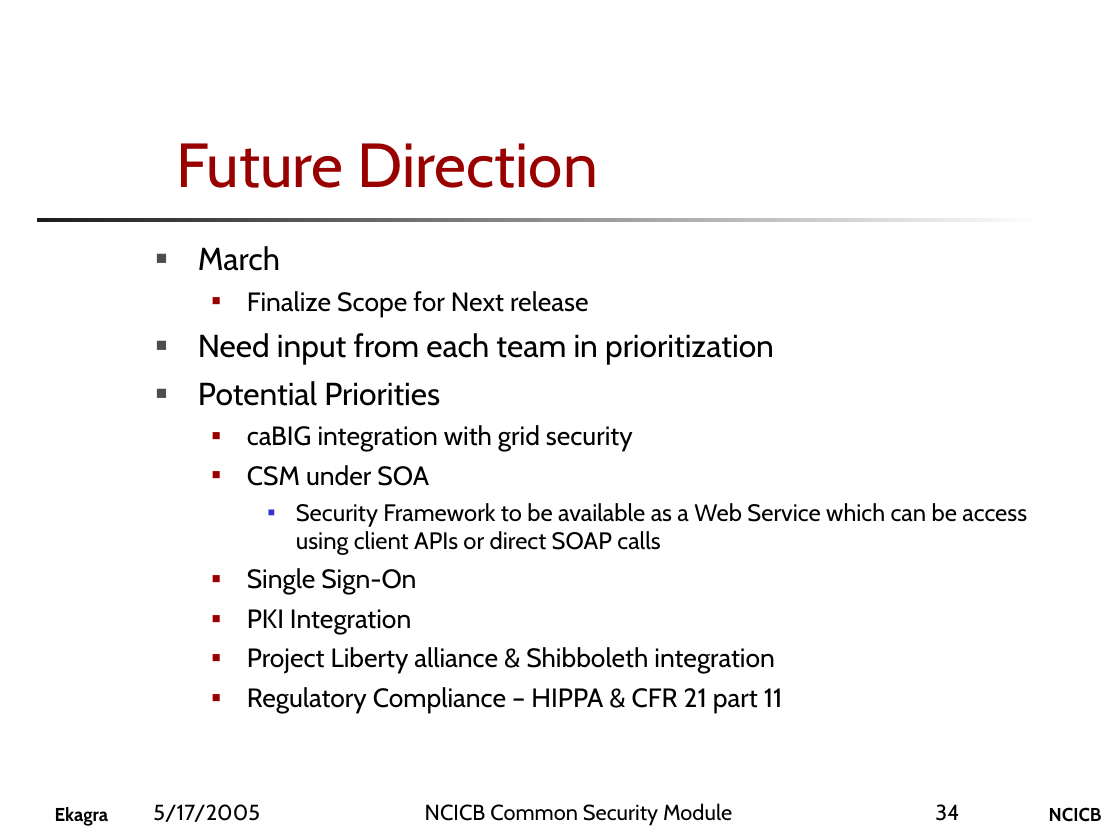
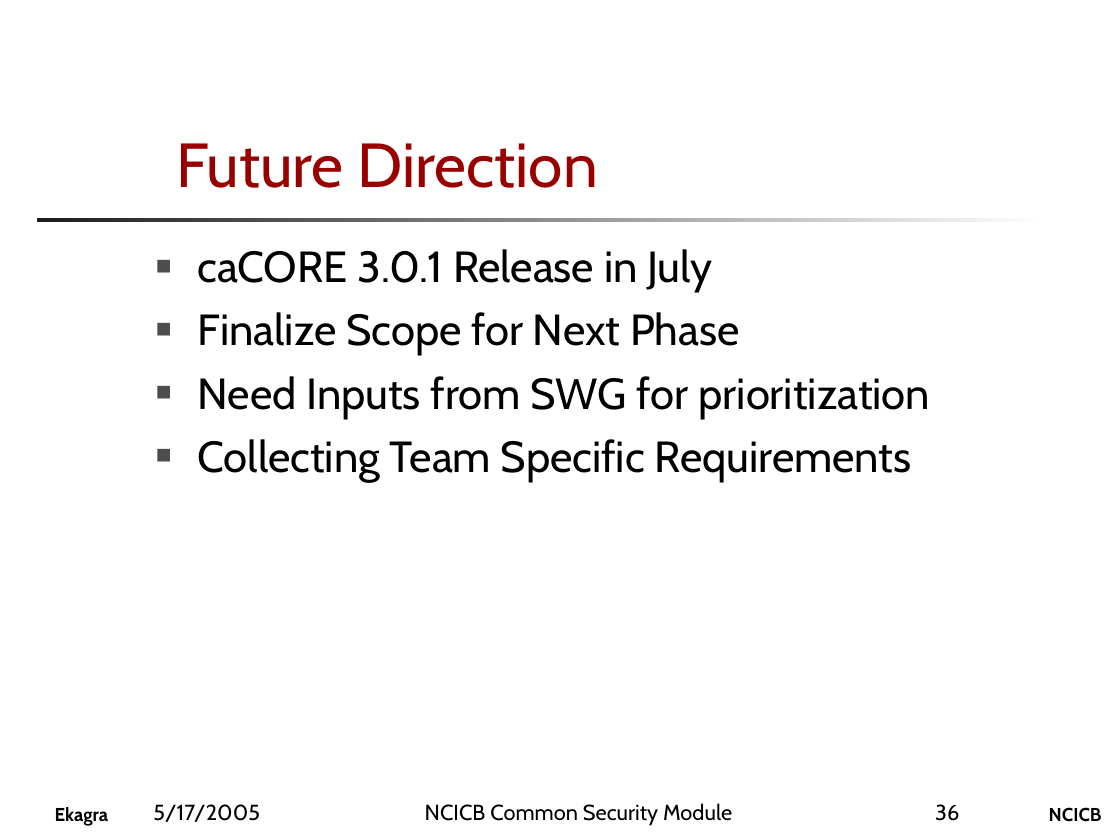
Before and after one commit to CBIIT/common-security-module-docs, a slide deck: slide 36 of Presentations/CSM_Presentation_for_CRIX.ppt (slide 34 before the commit). Drawn at 1120x840 pixels with LibreOffice and Linux fonts; fonts in the diff are those of the drawing; background and template pictures are left out. Boxes give left, top, right and bottom in pixels: in the first picture for what was removed or moved away, otherwise in the second. Text is boxed around its words. In the diff, an @@ line names an element or a change of style, - is before the commit and + after.

```diff
--- a/Presentations/CSM_Presentation_for_CRIX.ppt
+++ b/Presentations/CSM_Presentation_for_CRIX.ppt
@@ text at <box>198,249,931,482</box>: text changed; size 17 to 28 pt @@
-■ March
-  ■ Finalize Scope for Next release
-■ Need input from each team in prioritization
-■ Potential Priorities
-  ■ caBIG integration with grid security
-  ■ CSM under SOA
-    ■ Security Framework to be available as a Web Service which can be access using client APIs or direct SOAP calls
-  ■ Single Sign-On
-  ■ PKI Integration
-  ■ Project Liberty alliance & Shibboleth integration
-  ■ Regulatory Compliance – HIPPA & CFR 21 part 11
+■ caCORE 3.0.1 Release in July
+■ Finalize Scope for Next Phase
+■ Need Inputs from SWG for prioritization
+■ Collecting Team Specific Requirements
@@ page number at <box>935,804,959,821</box>: text changed @@
-34
+36
```
Also in this commit, not shown: 2 slides added.
